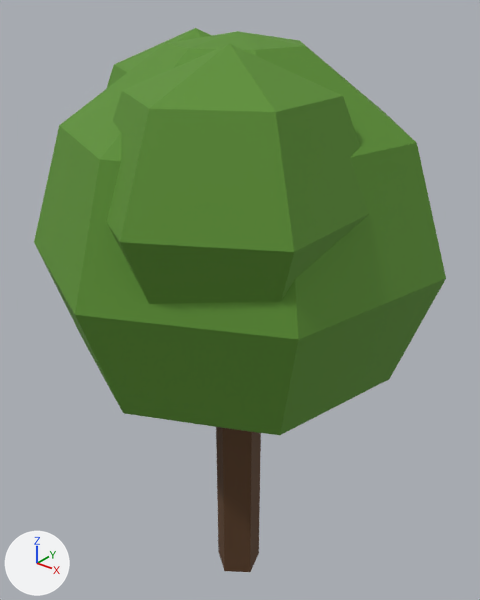
The glTF model land_tree_lime.glb as it was, and as the next commit left it.
Rendered twice from a camera (50 mm lens) standing at (5.0, -6.21, 8.54) and looking at (-0.15, 0.23, 4.55). The axes (+X, +Y, +Z) are drawn at lower left. The lights are the same throughout. The picture after the commit comes second. Vertices at exactly the same position are counted once.
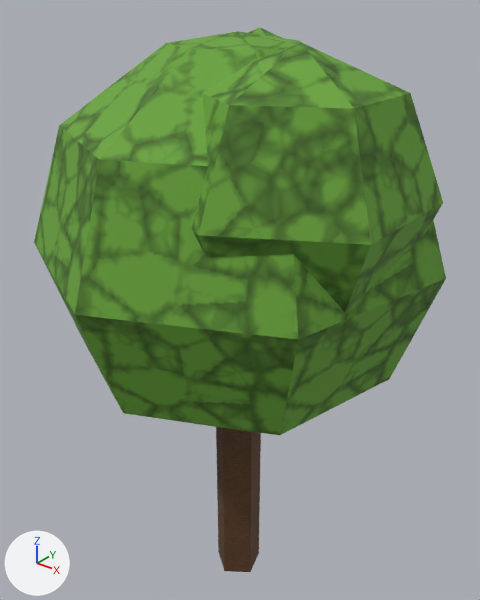
Scene script edits in JSON lines:
```json
{"op": "add", "block": "img_tex_foliage_png", "code": ["img_tex_foliage_png = load_image('tex_foliage.png', 'tex_foliage.png', 256, 256, 'sRGB')"]}
{"block": "mat_land_leaf_light", "where": "n0 = _N.new('ShaderNodeBsdfPrincipled'); n0.name = 'Principled BSDF'"}
{"op": "remove", "block": "mat_land_leaf_light", "code": "n0.inputs[0].default_value = (0.106, 0.279, 0.029, 1.0)  # 'Base Color', green #5c9030"}
{"op": "add", "block": "mat_land_leaf_light", "code": "n2 = _N.new('ShaderNodeMix'); n2.name = 'Mix'"}
{"op": "add", "block": "mat_land_leaf_light", "code": "n2.data_type = 'RGBA'"}
{"op": "add", "block": "mat_land_leaf_light", "code": "n2.blend_type = 'MULTIPLY'"}
{"op": "add", "block": "mat_land_leaf_light", "code": "n2.inputs[0].default_value = 1.0  # 'Factor'"}
{"op": "add", "block": "mat_land_leaf_light", "code": "n2.inputs[7].default_value = (0.14, 0.37, 0.0384, 1.0)  # 'B', green #69a437"}
{"op": "add", "block": "mat_land_leaf_light", "code": "n3 = _N.new('ShaderNodeTexImage'); n3.name = 'Image Texture'"}
{"op": "add", "block": "mat_land_leaf_light", "code": "n3.image = img_tex_foliage_png"}
{"op": "add", "block": "mat_land_leaf_light", "code": "_L.new(n2.outputs[2], n0.inputs[0])  # 'Result' to 'Base Color'"}
{"op": "add", "block": "mat_land_leaf_light", "code": "_L.new(n3.outputs[0], n2.inputs[6])  # 'Color' to 'A'"}
{"block": "me_mesh_0", "where": "# used by ob_mesh_0; location = (0.0, 0.0, 0.0)"}
{"op": "remove", "block": "me_mesh_0", "code": "me_mesh_0.from_pydata(...)  # 106 vertices, 164 faces; spans x -2.53..2.53, y -2.6..2.34, z 0.0..8.0"}
{"op": "add", "block": "me_mesh_0", "code": "me_mesh_0.from_pydata(...)  # 106 vertices, 164 faces; spans x -2.53..2.53, y -2.6..2.62, z 0.0..8.0"}
{"block": "me_mesh_0", "change": "me_mesh_0 part 1: the loose piece of 20 vertices spanning x -0.68..2.03, y -2.52..0.6, z 4.85..7.97 is moved by (0.43, 0.57, 0.0)"}
{"block": "me_mesh_0", "change": "me_mesh_0 part 2: the loose piece of 20 vertices spanning x -2.42..0.28, y -1.08..2.04, z 4.85..7.97 is moved by (0.57, 0.58, 0.0)"}
{"block": "me_mesh_0", "change": "me_mesh_0 part 3: texture (UV) coordinates changed"}
```

Pixel boxes [x1, y1, x2, y2] of what changed, in the pictures (480 x 600 px; the box of a moved part takes in the faces that stretch with it):
```json
{"object": "Mesh_0", "change": "surface changed, reshaped", "before": [34, 28, 446, 572], "after": [34, 27, 446, 572]}
{"part": 1, "of": "me_mesh_0", "change": "moved or reshaped", "before": [107, 44, 369, 304], "after": [192, 42, 443, 312]}
{"part": 2, "of": "me_mesh_0", "change": "moved or reshaped", "before": [106, 28, 212, 89], "after": [248, 27, 282, 38], "on screen": "mostly hidden afterwards"}
```
